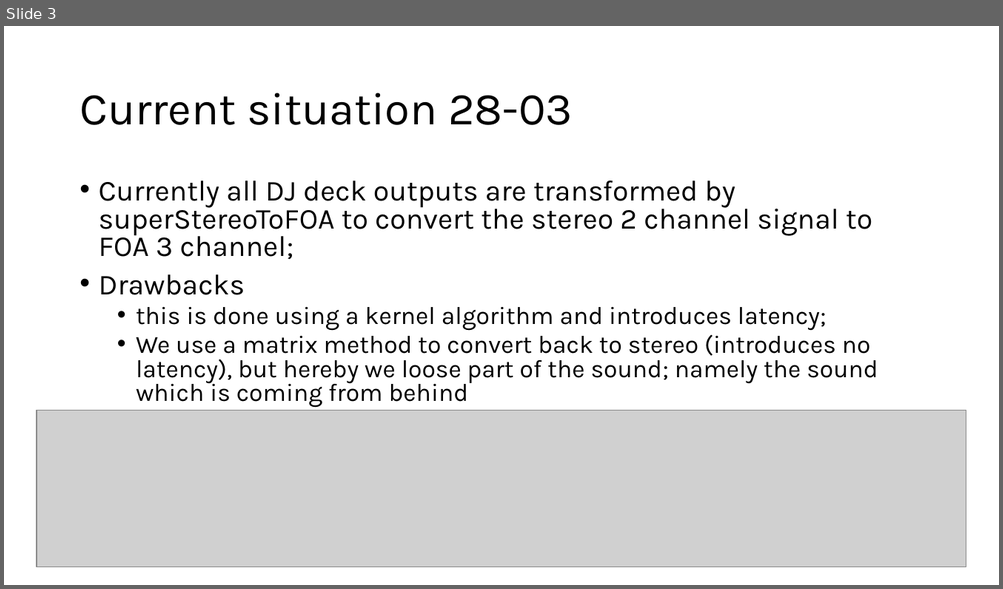
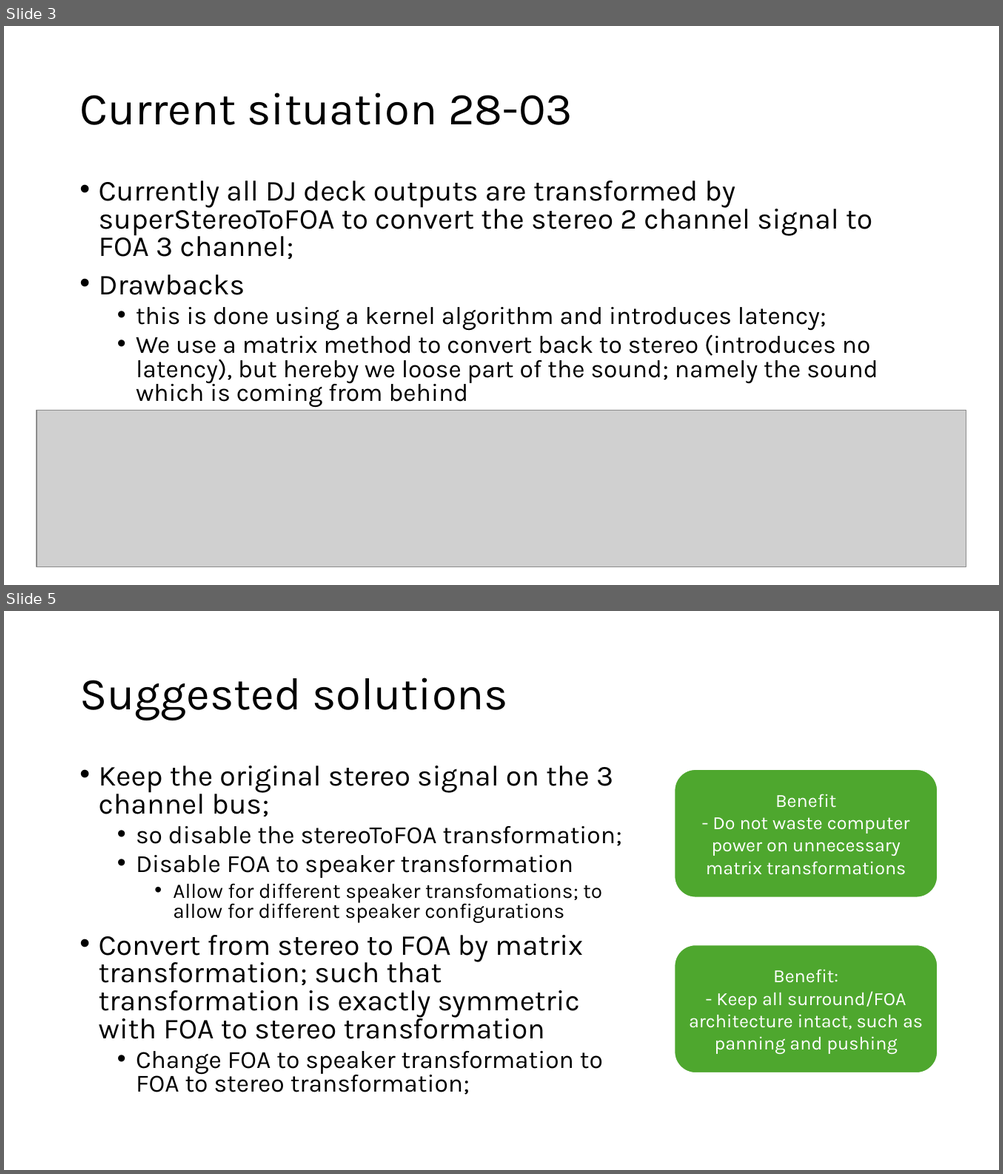
Before and after one commit to pier3100/SUDJ-peripheral, a slide deck: Design Log/Surround Sound.pptx. Shown one above the other, each under a label of ours: slide 3 before the commit, slides 3 and 5 after it; the slides between them are not shown. The pictures are 1003x589 and 1003x1174 pixels, drawn with LibreOffice and Linux fonts; fonts in the diff are those of the drawing; grey boxes stand for pictures. Boxes give left, top, right and bottom in pixels: in the first picture for what was removed or moved away, otherwise in the second. Text is boxed around its words. In the diff, an @@ line names an element or a change of style, - is before the commit and + after.

Commit message:
"pureStereo"

```diff
--- a/Design Log/Surround Sound.pptx
+++ b/Design Log/Surround Sound.pptx
@@ slide 5 added at <box>4,611,999,1170</box>, background #FFFFFF @@
@@ title added at <box>79,678,508,721</box>, 44 pt, text #000000 @@
+Suggested solutions
@@ text added at <box>99,766,622,1095</box>, 28 pt, text #000000 @@
+• Keep the original stereo signal on the 3 channel bus;
+  • so disable the stereoToFOA transformation;
+  • Disable FOA to speaker transformation
+    • Allow for different speaker transfomations; to allow for different speaker configurations
+• Convert from stereo to FOA by matrix transformation; such that transformation is exactly symmetric with FOA to stereo transformation
+  • Change FOA to speaker transformation to FOA to stereo transformation;
@@ rounded rectangle added at <box>674,769,938,898</box>, fill #4EA72E, outline #FFFFFF 2 pt, 18 pt, text #FFFFFF @@
+Benefit
+- Do not waste computer power on unnecessary matrix transformations
@@ rounded rectangle added at <box>674,945,938,1073</box>, fill #4EA72E, outline #FFFFFF 2 pt, 18 pt, text #FFFFFF @@
+Benefit:
+- Keep all surround/FOA architecture intact, such as panning and pushing
```
Also in this commit, not shown: 3 other slides added, 7 other files.
